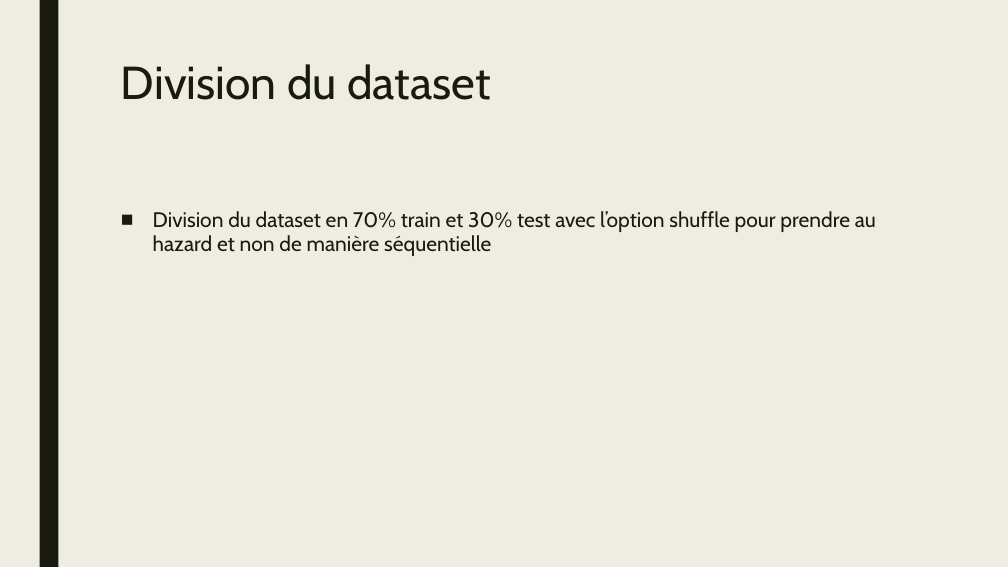
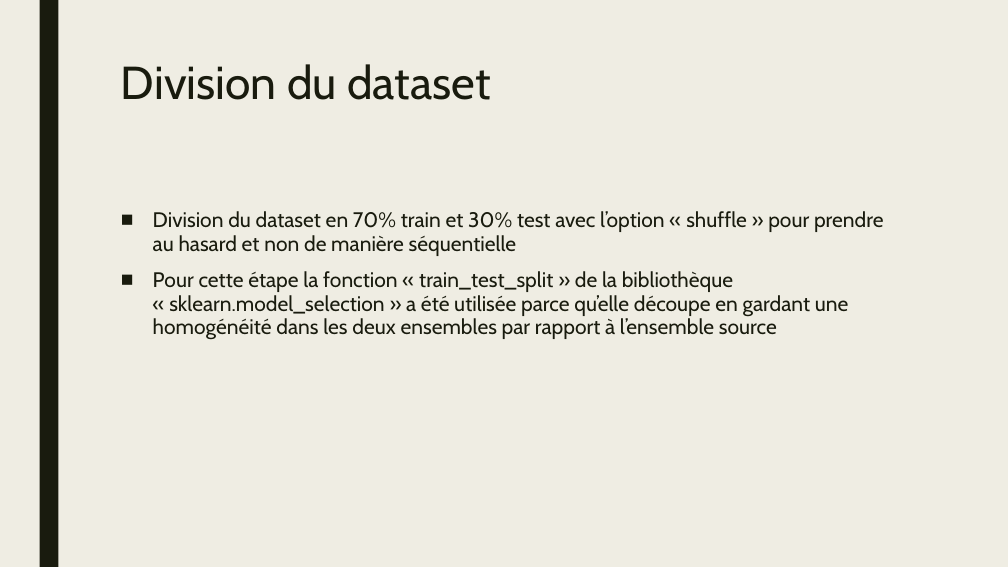
Before and after one commit to HamaniKhalil/black-friday-predict, a slide deck: slide 31 of presentation/fdd-hk-presentation-bf.pptx (slide 19 before the commit). Drawn at 1008x567 pixels with LibreOffice and Linux fonts; fonts in the diff are those of the drawing. Boxes give left, top, right and bottom in pixels: in the first picture for what was removed or moved away, otherwise in the second. Text is boxed around its words. In the diff, an @@ line names an element or a change of style, - is before the commit and + after.

Commit message:
Presentation last update

```diff
--- a/presentation/fdd-hk-presentation-bf.pptx
+++ b/presentation/fdd-hk-presentation-bf.pptx
@@ text at bbox=[153, 211, 884, 340]: text changed @@
-■ Division du dataset en 70% train et 30% test avec l’option shuffle pour prendre au hazard et non de manière séquentielle
+■ Division du dataset en 70% train et 30% test avec l’option « shuffle » pour prendre au hasard et non de manière séquentielle
+■ Pour cette étape la fonction « train_test_split » de la bibliothèque « sklearn.model_selection » a été utilisée parce qu’elle découpe en gardant une homogénéité dans les deux ensembles par rapport à l’ensemble source
```
Also in this commit, not shown: 7 other slides changed, 21 slides added, 2 slides removed, 13 other files.
